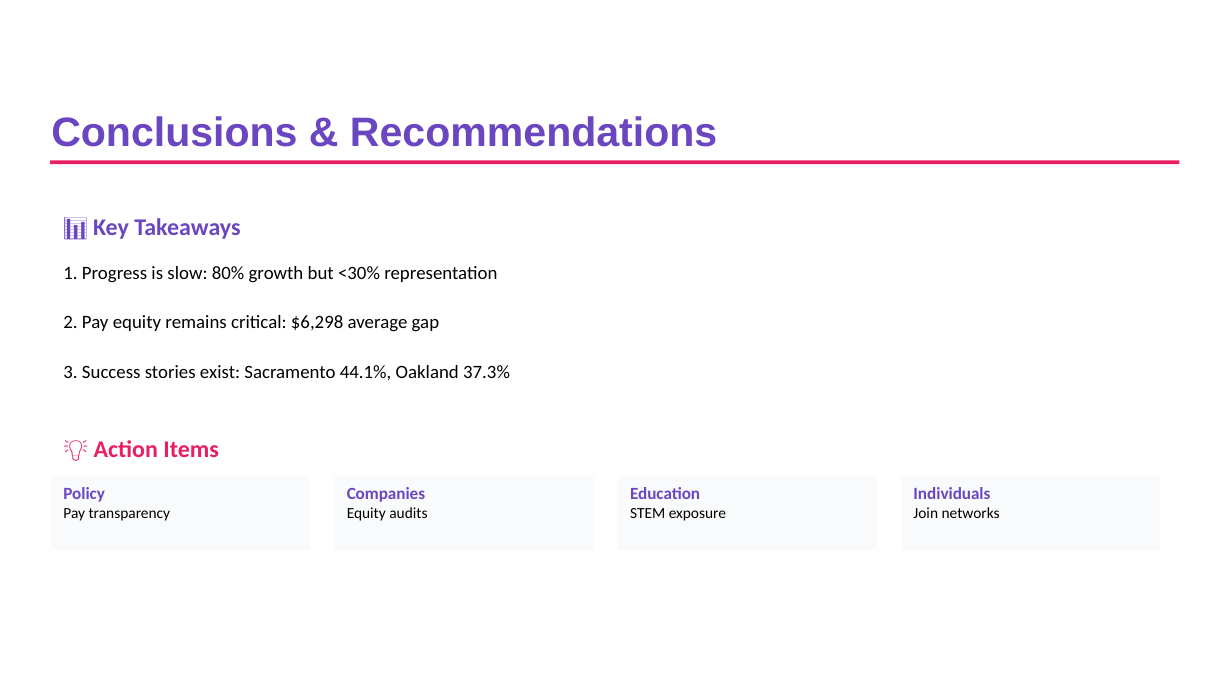
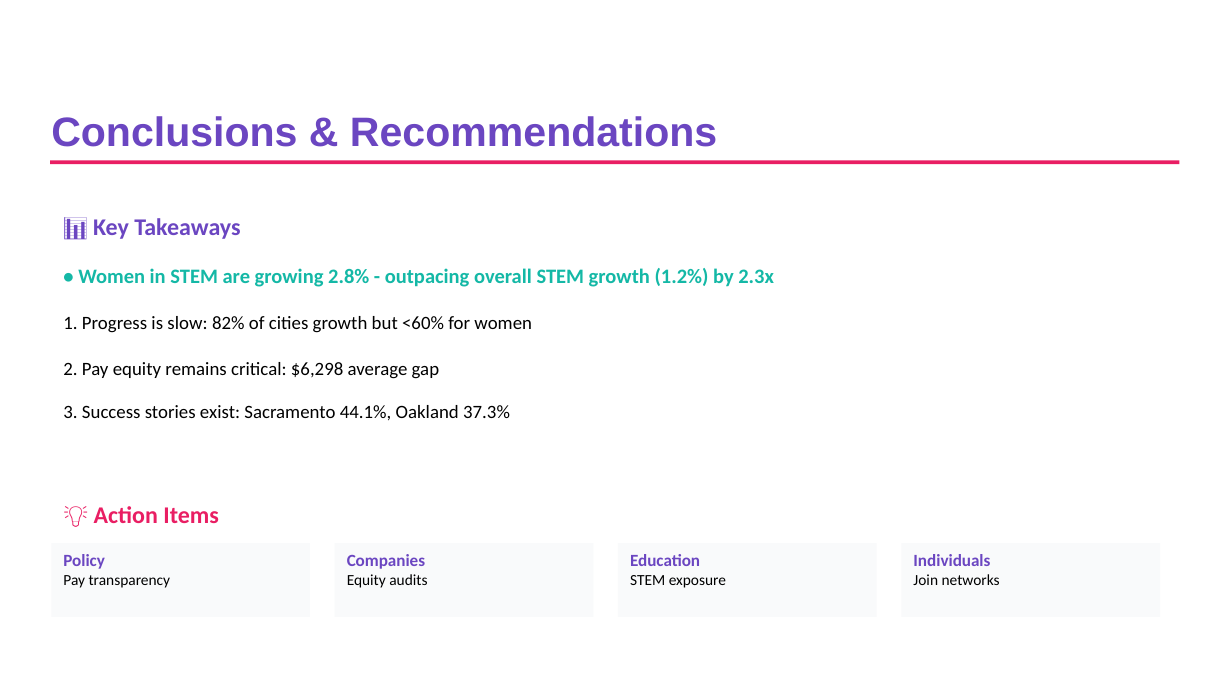
Before and after one commit to Refinedlv/Women-in-Stem-Redi, a slide deck: slide 8 of Redi Project powerpoint.pptx. Drawn at 1232x693 pixels with LibreOffice and Linux fonts; fonts in the diff are those of the drawing; background and template pictures are left out. Boxes give left, top, right and bottom in pixels: in the first picture for what was removed or moved away, otherwise in the second. Text is boxed around its words. In the diff, an @@ line names an element or a change of style, - is before the commit and + after.

```diff
--- a/Redi Project powerpoint.pptx
+++ b/Redi Project powerpoint.pptx
@@ text added at (78, 268, 774, 287), 12 pt, text #14B8A6, bold @@
+• Women in STEM are growing 2.8% - outpacing overall STEM growth (1.2%) by 2.3x
@@ text at (63, 316, 532, 333): text changed @@
-1. Progress is slow: 80% growth but <30% representation
+1. Progress is slow: 82% of cities growth but <60% for women
@@ text "2. Pay equity remains critical: ...": place and size @@
-text "2. Pay equity remains critical: ..." at (63, 315, 439, 332)
+text "2. Pay equity remains critical: ..." at (63, 362, 439, 379)
@@ text "3. Success stories exist: Sacramento ...": place and size @@
-text "3. Success stories exist: Sacramento ..." at (63, 365, 510, 381)
+text "3. Success stories exist: Sacramento ..." at (63, 405, 510, 421)
@@ 5 texts: place and size @@
-5 texts at (63, 440, 1000, 521)
+5 texts at (63, 506, 1000, 588)
```
Also in this commit, not shown: 1 other slide changed.
